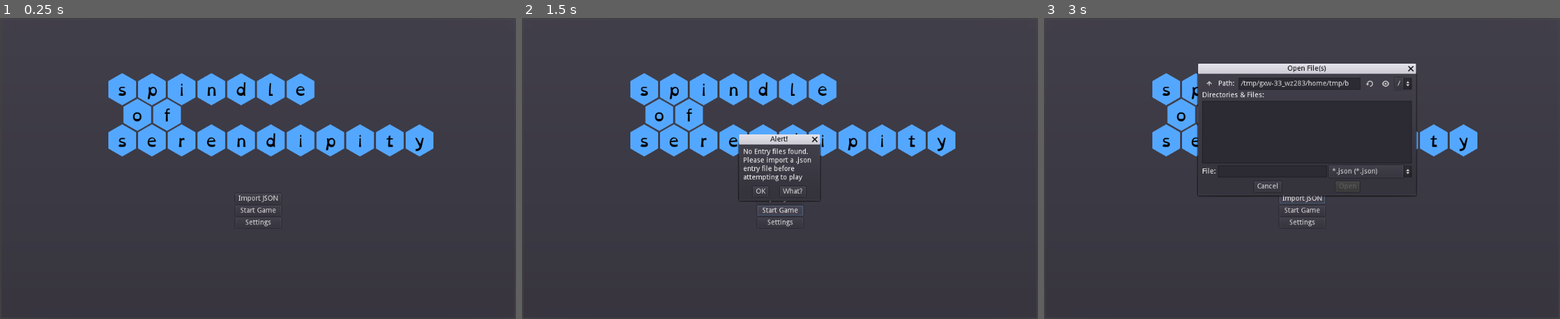
Above: before the commit, frames 1-3 (left to right).
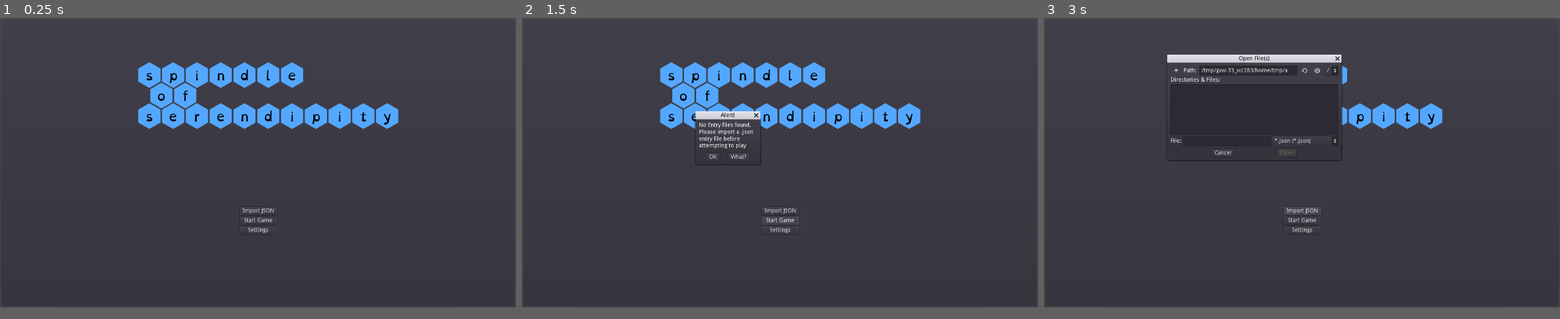
Above: after the commit, the same moments.

Repository: zacryol/spindle-of-serendipity
Game: Godot game, scene res://game/menus/MainMenu.tscn
Same seed, same stepped clock (60 frames per second), same inputs: the game is played once before the commit and once after it.
Inputs:
- Up to frame 1 (0.25 s): no input
- Up to frame 2 (1.5 s): click "Start Game" at 0.5 s; click "Start Game" at 1.25 s
- Up to frame 3 (3 s): click "OK" at 2 s; click "Import JSON" at 2.75 s
In our replay, the window is 800x468 before the commit and 800x450 after it. These sizes can differ from the game's own. Grey fills any space a smaller window leaves; there, only what the larger window draws over its background counts as a difference.

The runs differ from the first frame. In frame 1, 12% of the frame differs, in the area x 21-84%, y 14-72%; in frame 2, 12%; in frame 3, 8.0%.

Commit message:
Default window is at 720p now

Diff:
--- a/godot/project.godot
+++ b/godot/project.godot
@@ -33,6 +33,8 @@
 
 [display]
 
+window/size/test_width=1280
+window/size/test_height=720
 window/stretch/aspect="expand"
 
 [rendering]
